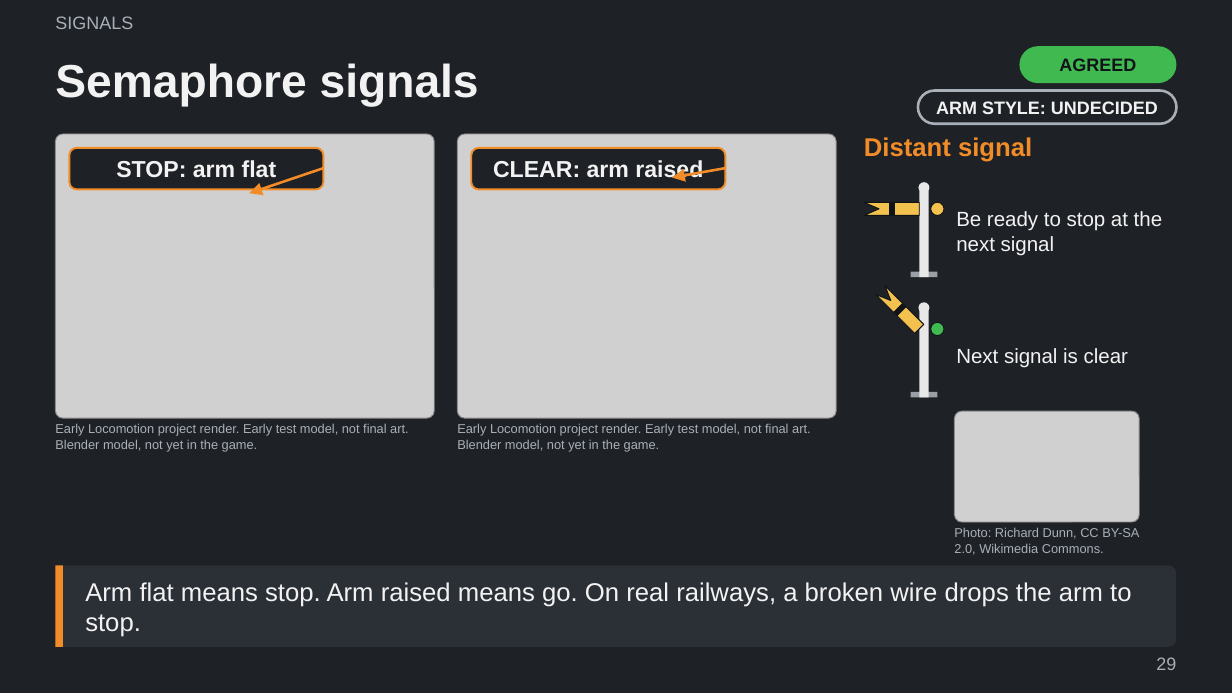
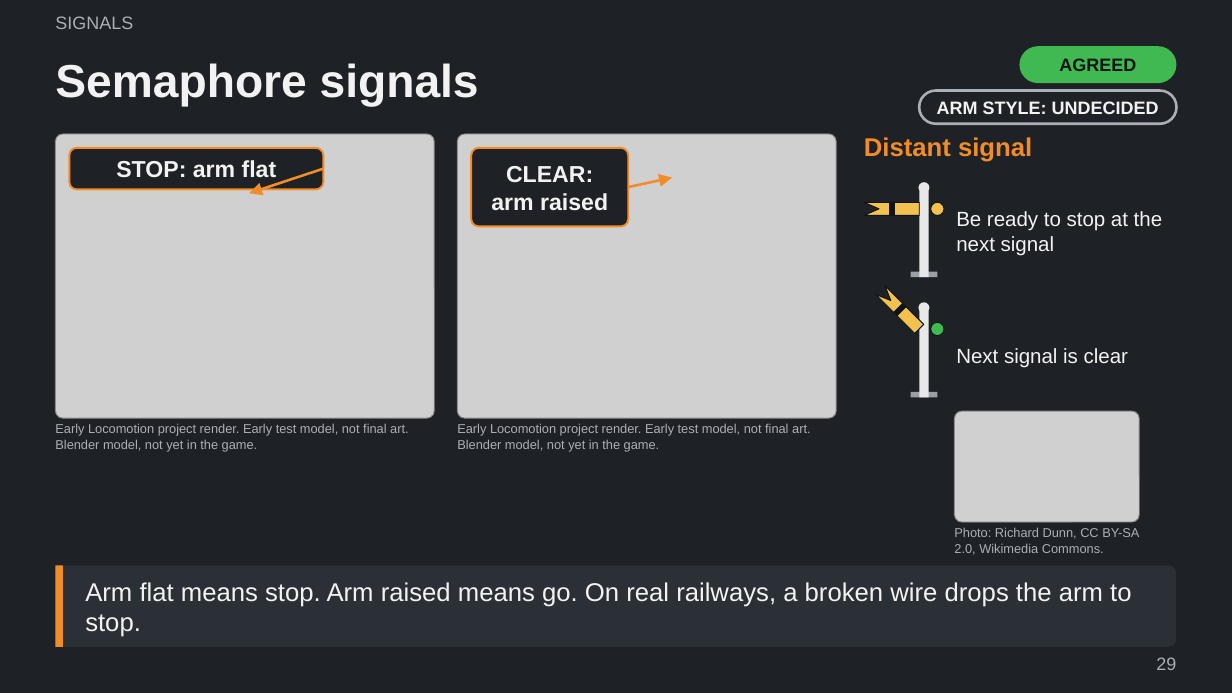
Before and after one commit to Tarenkookoo/Satisfactory---Early-Locomotion, a slide deck: slide 29 of Reporting/Claude Presents/Early_Locomotion_Explained.pptx. Drawn at 1232x693 pixels with LibreOffice and Linux fonts; fonts in the diff are those of the drawing; grey boxes stand for pictures. Boxes give left, top, right and bottom in pixels: in the first picture for what was removed or moved away, otherwise in the second. Text is boxed around its words. In the diff, an @@ line names an element or a change of style, - is before the commit and + after.

```diff
--- a/Reporting/Claude Presents/Early_Locomotion_Explained.pptx
+++ b/Reporting/Claude Presents/Early_Locomotion_Explained.pptx
@@ rounded rectangle "CLEAR:": place and size @@
-rounded rectangle "CLEAR:" at box(471, 148, 726, 189)
+rounded rectangle "CLEAR:" at box(471, 148, 628, 226)
@@ rounded rectangle "CLEAR:" at box(471, 148, 628, 226): proportions changed @@
@@ text in rounded rectangle at box(491, 166, 608, 211): text changed @@
-CLEAR: arm raised
+CLEAR:
+arm raised
@@ arrow moved from (726, 168) - (672, 177) to (628, 187) - (672, 177) @@
```
Also in this commit, not shown: 2 other slides changed, 4 other files.
